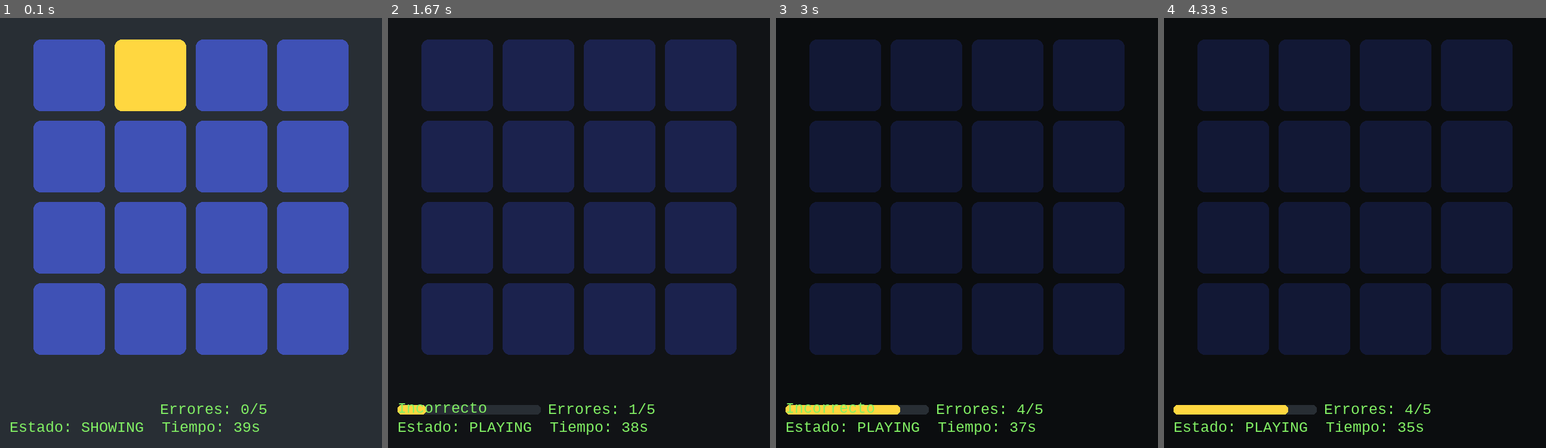
Above: before the commit, frames 1-4 (left to right).
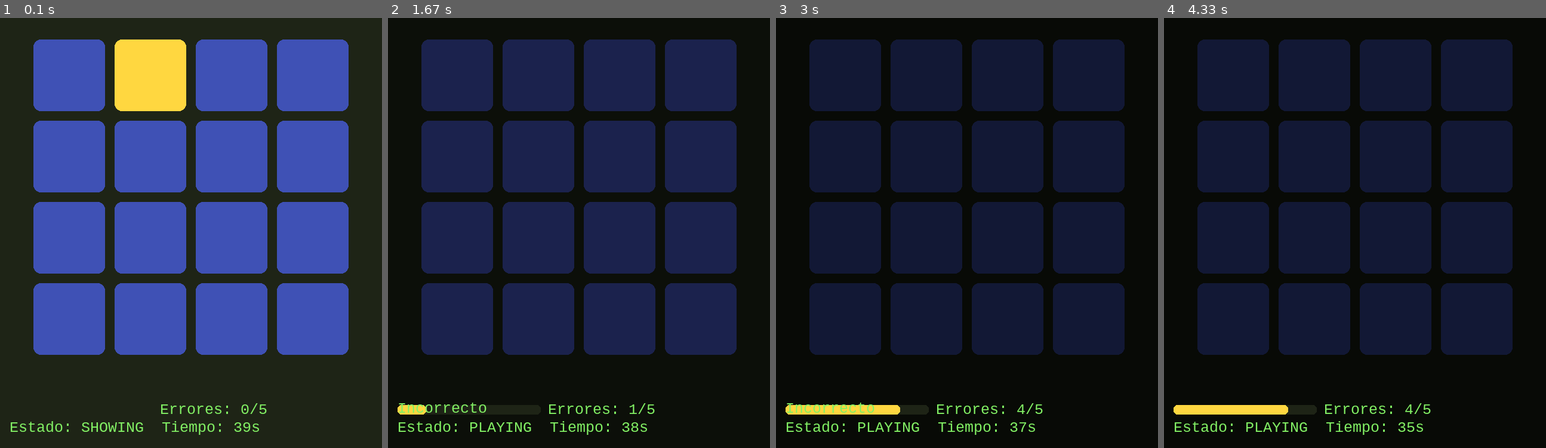
Above: after the commit, the same moments.

Repository: Testin33/Memory-Game-with-Pygame
Game: pygame game, started from main.py
Same seed, same stepped clock (60 frames per second), same inputs: the game is played once before the commit and once after it.
Inputs (mouse positions are in pixels of both pictures, inside the frame that each line leads up to):
- Up to frame 1 (0.1 s): no input
- Up to frame 2 (1.67 s): click (460, 168) at 1.38 s
- Up to frame 3 (3 s): click (1012, 271) at 1.72 s; click (974, 86) at 2.05 s; click (947, 344) at 2.38 s
- Up to frame 4 (4.33 s): click (1293, 91) at 3.22 s

The runs differ from the first frame. In frame 1, 50% of the frame differs, in the area x 0-100%, y 0-100%; in frame 2, 0.6%; in frame 3, 0.2%; in frame 4, 0.2%.

Commit message:
Change COLOR_GRID value for improved contrast

Diff:
--- a/settings.py
+++ b/settings.py
@@ -22,7 +22,7 @@
 COLOR_WARNING = (255,165,0)  # Orange for warnings
 
 COLOR_BG = (69, 69, 69)
-COLOR_GRID = (40, 46, 52)
+COLOR_GRID = (30, 36, 22)
 COLOR_TILE = (63, 81, 181)
 COLOR_TILE_HL = (255, 215, 64)
 COLOR_TEXT = (130, 240, 100)
